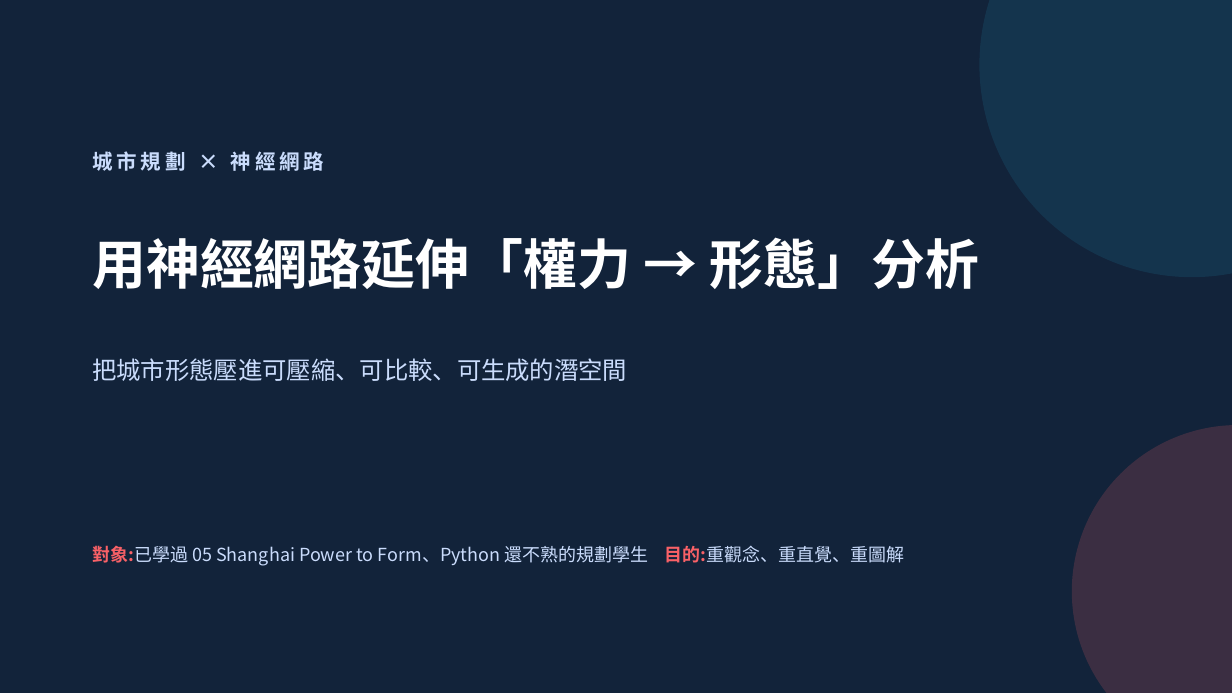
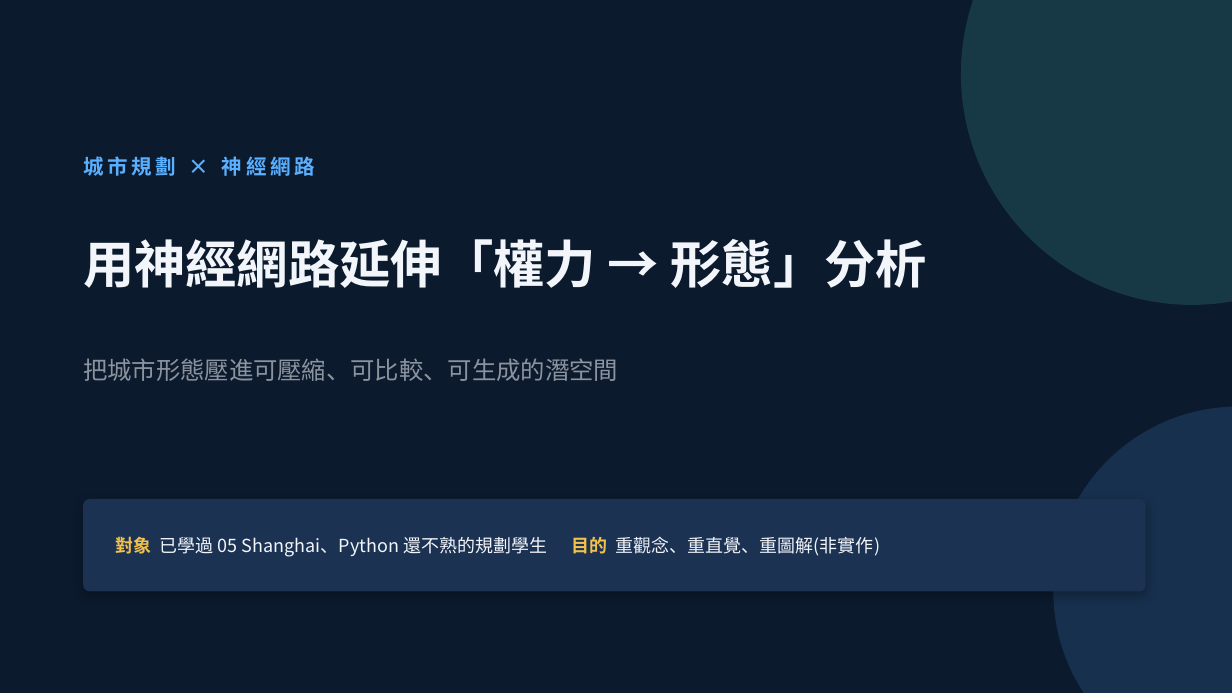
Before and after one commit to scott-lbx/ws-df26-w18, a slide deck: slide 1 of 07_Latent_Urban/潛空間教學簡報.pptx. Drawn at 1232x693 pixels with LibreOffice and Linux fonts; fonts in the diff are those of the drawing. Boxes give left, top, right and bottom in pixels: in the first picture for what was removed or moved away, otherwise in the second. Text is boxed around its words. In the diff, an @@ line names an element or a change of style, - is before the commit and + after.

```diff
--- a/07_Latent_Urban/潛空間教學簡報.pptx
+++ b/07_Latent_Urban/潛空間教學簡報.pptx
@@ background #12233A to #0C1A2E @@
@@ ellipse: place and size @@
-ellipse at <box>980,0,1232,277</box>
+ellipse at <box>961,0,1232,305</box>
@@ ellipse at <box>961,0,1232,305</box>: fill #1C7293 at 22% opacity to #4EC9B0 at 18% opacity @@
@@ text "城市規劃 × 神經網路" at <box>83,156,315,176</box>: text colour #CADCFC to #5AB0FF @@
@@ text "用神經網路延伸「權力 → 形態」分析" at <box>83,239,926,288</box>: size 42 to 40 pt, text colour #FFFFFF to #F2F5FA @@
@@ text "把城市形態壓進可壓縮、可比較、可生成的潛空間" at <box>83,358,618,381</box>: text colour #CADCFC to #8B949E @@
@@ ellipse: place and size @@
-ellipse at <box>1072,425,1232,693</box>
+ellipse at <box>1054,407,1232,693</box>
@@ ellipse at <box>1054,407,1232,693</box>: fill #F96167 at 18% opacity to #5AB0FF at 15% opacity @@
@@ rounded rectangle added at <box>83,499,1146,592</box>, fill #1C3252 @@
@@ text at <box>115,536,880,557</box>: text changed; text colour #CADCFC to #F2F5FA @@
-對象:已學過 05 Shanghai Power to Form、Python 還不熟的規劃學生 目的:重觀念、重直覺、重圖解
+對象 已學過 05 Shanghai、Python 還不熟的規劃學生 目的 重觀念、重直覺、重圖解(非實作)
```
Also in this commit, not shown: 18 other slides changed, 12 slides added, 3 slides removed, 9 other files.
